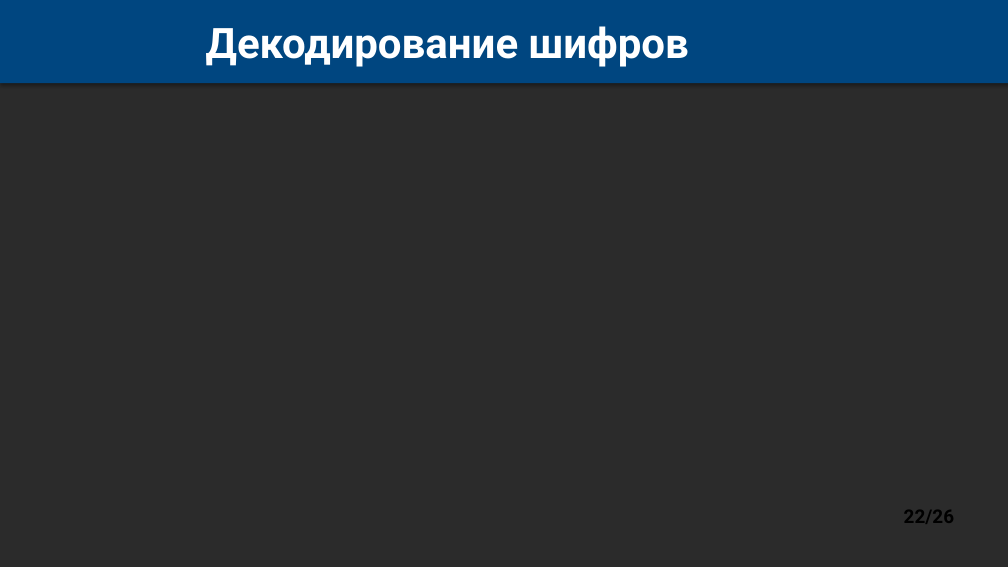
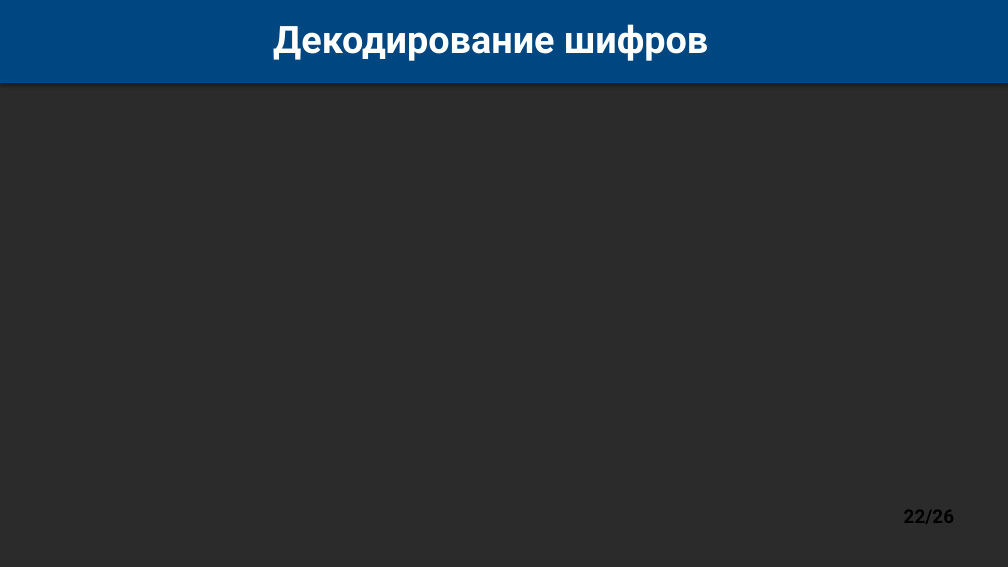
Before and after one commit to dulumdomdom/Nothing, a slide deck: slide 22 of MDM_Presentation.pptx. Drawn at 1008x567 pixels with LibreOffice and Linux fonts; fonts in the diff are those of the drawing; background and template pictures are left out; a plain dark background stands for a picture behind light text. Boxes give left, top, right and bottom in pixels: in the first picture for what was removed or moved away, otherwise in the second. Text is boxed around its words. In the diff, an @@ line names an element or a change of style, - is before the commit and + after.

```diff
--- a/MDM_Presentation.pptx
+++ b/MDM_Presentation.pptx
@@ text "Декодирование шифров": place and size @@
-text "Декодирование шифров" at (206, 26, 689, 67)
+text "Декодирование шифров" at (273, 24, 708, 61)
@@ text "Декодирование шифров" at (273, 24, 708, 61): size 40 to 36 pt @@
```
Also in this commit, not shown: 19 other slides changed.
